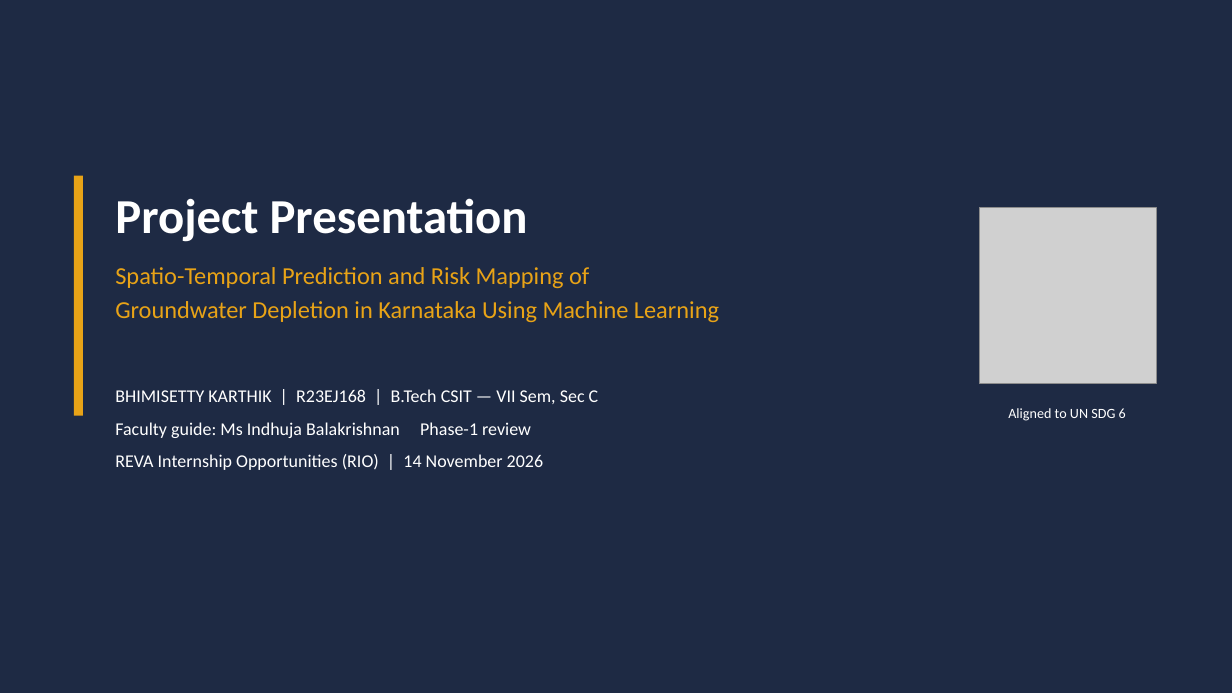
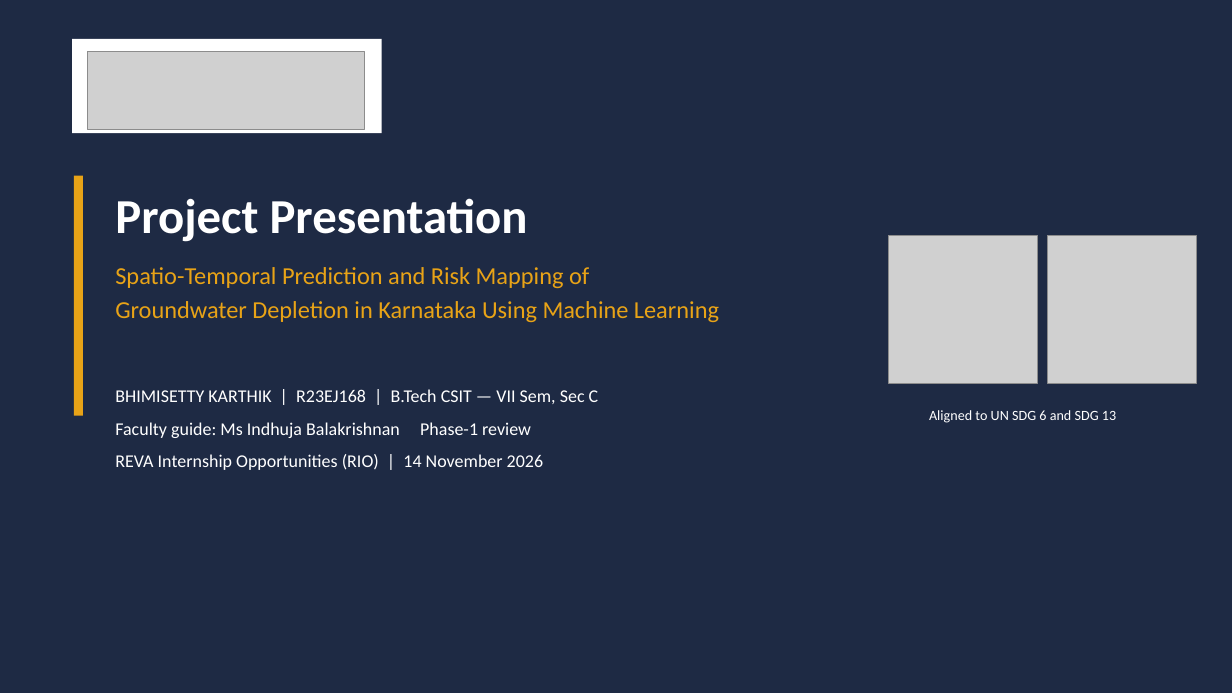
Before and after one commit to Koushik926/karnataka-groundwater-ml, a slide deck: slide 1 of Week4_Task4_Core_Implementation/presentation/decks/Phase1_Review_BHIMISETTY_KARTHIK.pptx. Drawn at 1232x693 pixels with LibreOffice and Linux fonts; fonts in the diff are those of the drawing; grey boxes stand for pictures. Boxes give left, top, right and bottom in pixels: in the first picture for what was removed or moved away, otherwise in the second. Text is boxed around its words. In the diff, an @@ line names an element or a change of style, - is before the commit and + after.

```diff
--- a/Week4_Task4_Core_Implementation/presentation/decks/Phase1_Review_BHIMISETTY_KARTHIK.pptx
+++ b/Week4_Task4_Core_Implementation/presentation/decks/Phase1_Review_BHIMISETTY_KARTHIK.pptx
@@ rectangle added at (72, 39, 382, 133), fill #FFFFFF @@
@@ picture added at (88, 52, 365, 129) @@
@@ picture removed at (980, 208, 1156, 384) @@
@@ picture added at (889, 236, 1038, 384) @@
@@ picture added at (1048, 236, 1197, 384) @@
@@ text at (929, 410, 1116, 423): text changed @@
-Aligned to UN SDG 6
+Aligned to UN SDG 6 and SDG 13
```
Also in this commit, not shown: 45 other files.
